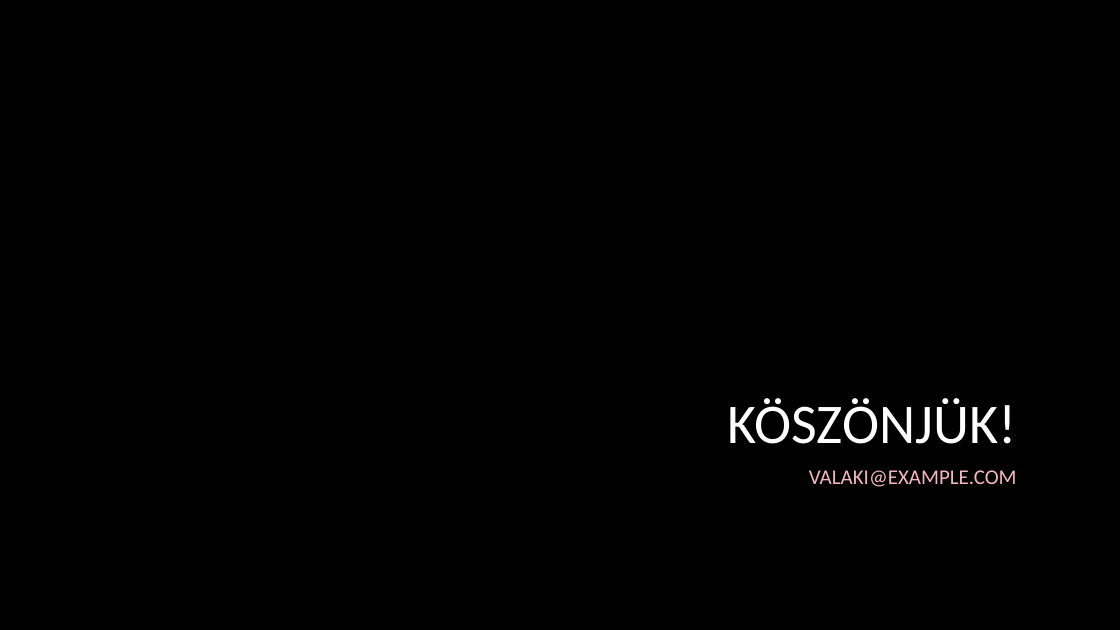
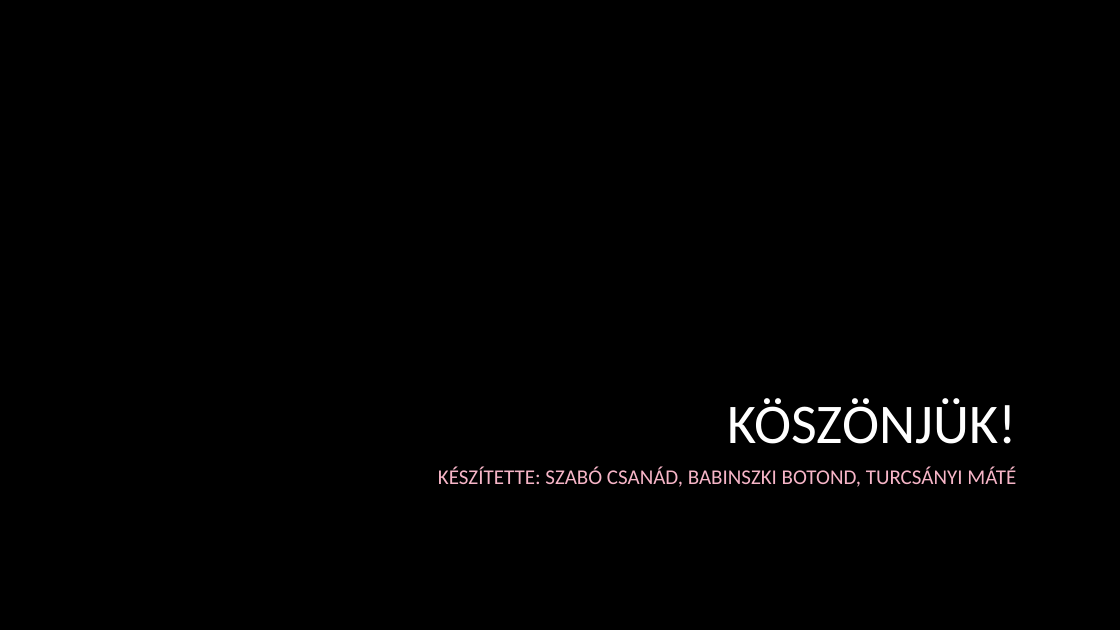
Before and after one commit to babinszkib/reaktor, a slide deck: slide 10 of Atomreaktor szimulator.pptx (slide 9 before the commit). Drawn at 1120x630 pixels with LibreOffice and Linux fonts; fonts in the diff are those of the drawing; background and template pictures are left out. Boxes give left, top, right and bottom in pixels: in the first picture for what was removed or moved away, otherwise in the second. Text is boxed around its words. In the diff, an @@ line names an element or a change of style, - is before the commit and + after.

```diff
--- a/Atomreaktor szimulator.pptx
+++ b/Atomreaktor szimulator.pptx
@@ subtitle at [438,466,1016,487]: text changed @@
-VALAKI@EXAMPLE.COM
+KÉSZÍTETTE: SZABÓ CSANÁD, BABINSZKI BOTOND, TURCSÁNYI MÁTÉ
```
Also in this commit, not shown: 1 slide added.
